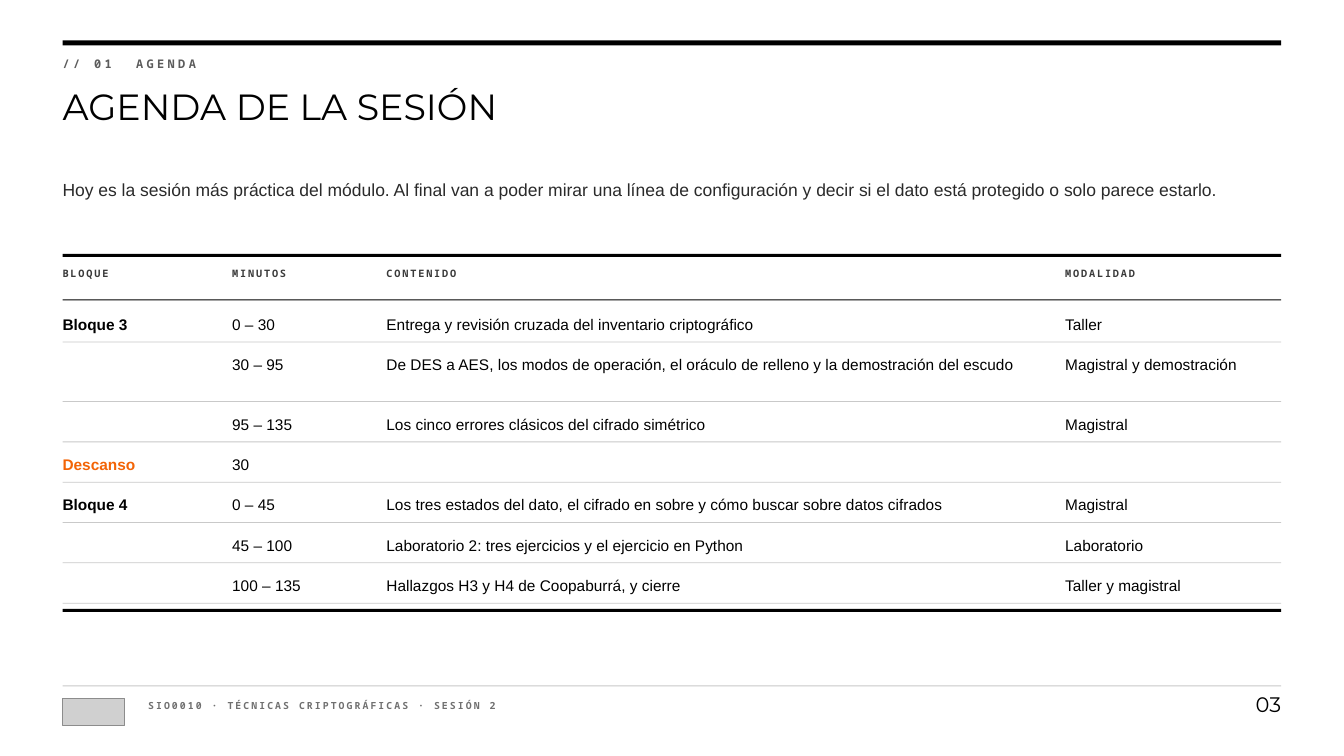
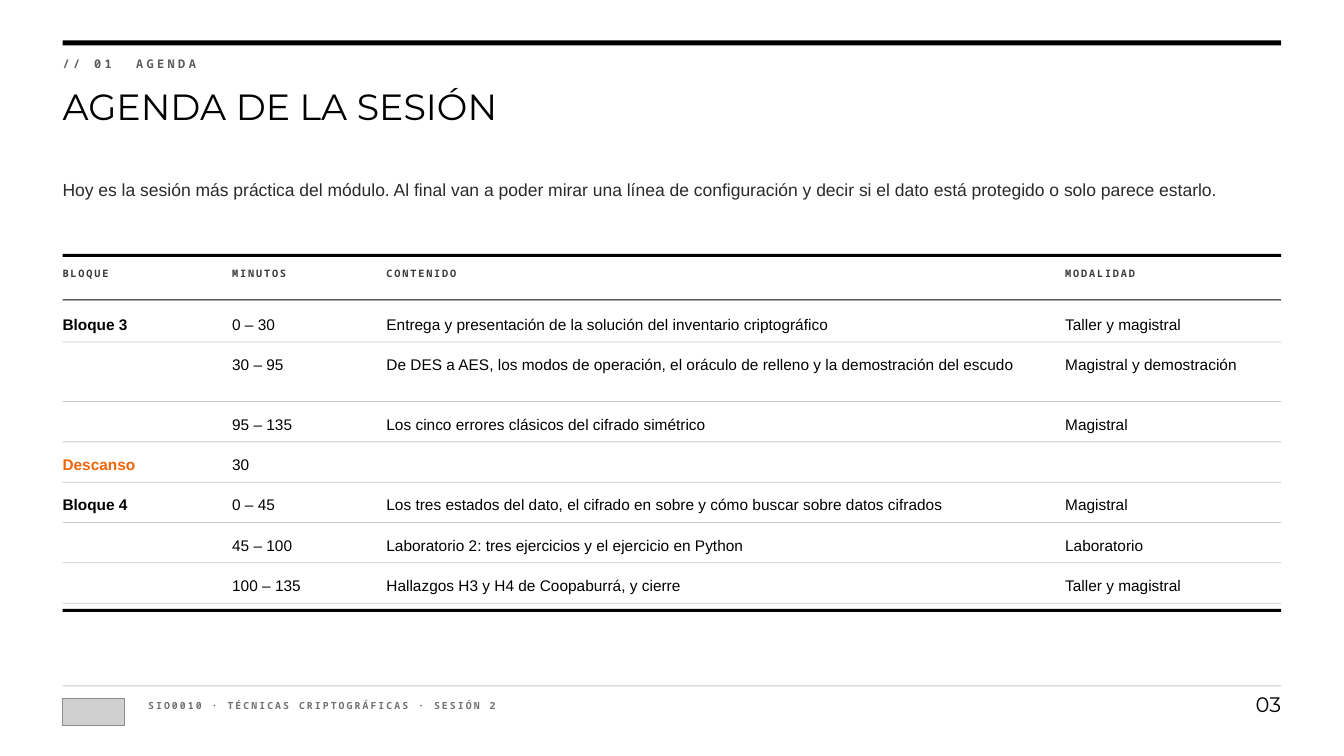
Before and after one commit to andresdapena81/sio0010-tecnicas-criptograficas, a slide deck: slide 3 of presentaciones/SIO0010-S2-Cifrado-simetrico.pptx. Drawn at 1344x756 pixels with LibreOffice and Linux fonts; fonts in the diff are those of the drawing; grey boxes stand for pictures. Boxes give left, top, right and bottom in pixels: in the first picture for what was removed or moved away, otherwise in the second. Text is boxed around its words. In the diff, an @@ line names an element or a change of style, - is before the commit and + after.

```diff
--- a/presentaciones/SIO0010-S2-Cifrado-simetrico.pptx
+++ b/presentaciones/SIO0010-S2-Cifrado-simetrico.pptx
@@ text at (386, 318, 828, 334): text changed @@
-Entrega y revisión cruzada del inventario criptográfico
+Entrega y presentación de la solución del inventario criptográfico
@@ text at (1065, 319, 1181, 334): text changed @@
-Taller
+Taller y magistral
```
Also in this commit, not shown: 51 other slides changed, 3 slides added, 1 slide removed, 2 other files.
